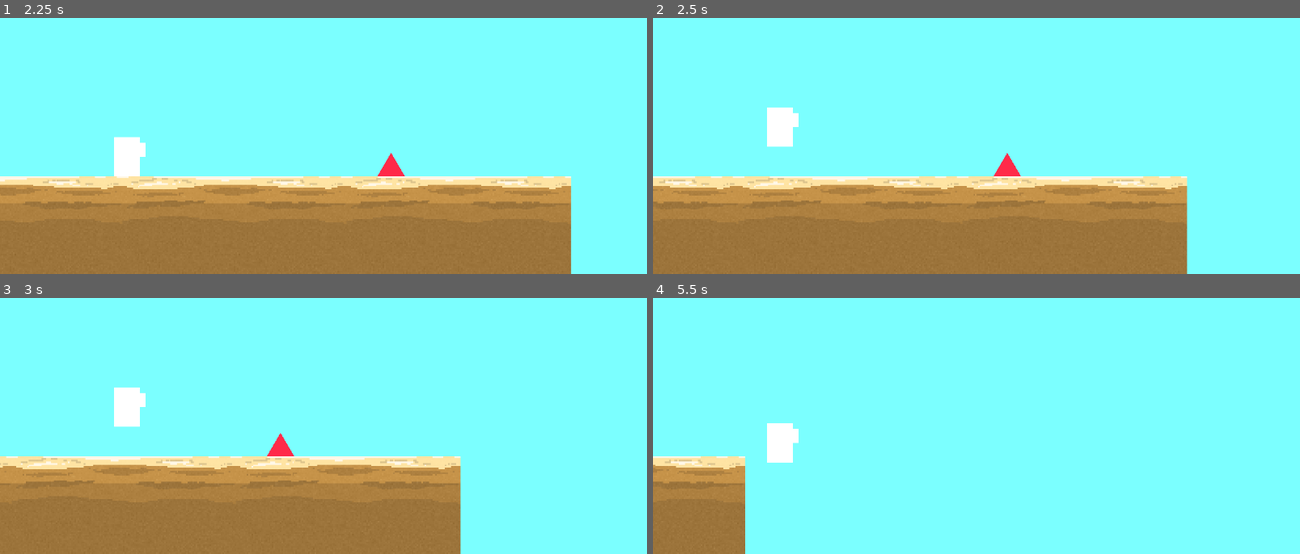
Above: before the commit, frames 1-4 (two rows, left to right).
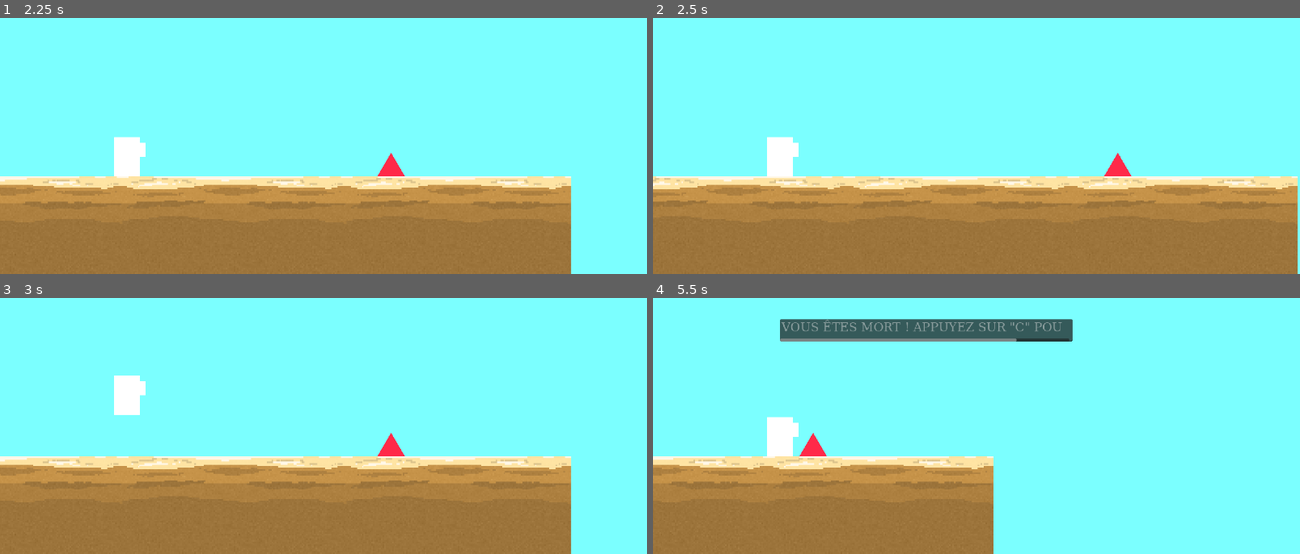
Above: after the commit, the same moments.

Repository: gameking773/FightOrFlightGameJamV
Game: Godot game, scene res://scene/game.tscn
Same seed, same stepped clock (60 frames per second), same inputs: the game is played once before the commit and once after it.
Inputs:
- Up to frame 1 (2.25 s): click "Jouer" at 0.5 s; click "Jouer" at 1.25 s; tap W (attack) at 2.1 s
- Up to frame 2 (2.5 s): tap Space (jump) at 2.27 s; tap E (switch_weapon) at 2.3 s
- Up to frame 3 (3 s): tap Space (jump) at 2.57 s; tap E (switch_weapon) at 2.85 s
- Up to frame 4 (5.5 s): tap Space (jump) at 3.02, 3.05, 3.32, 3.6, 4.52, 4.82, 5.27, 5.3 s; tap W (attack) at 3.8, 4.35 s; tap E (switch_weapon) at 4.55, 5.1 s

Frame 1 is identical in both runs. In frame 2, 11% of the frame differs, in the area x 0-100%, y 35-100%; in frame 3, 10%; in frame 4, 19%, in the area x 0-65%, y 8-100%.
Error after the commit: Cannot call method 'queue_free' on a null value. (res://script/main_menu.gd:11)

Commit message:
Finition du pique et de l'écran de game over, ainsi que du restart

Diff:
--- a/project.godot
+++ b/project.godot
@@ -47,9 +47,9 @@
 "events": [Object(InputEventKey,"resource_local_to_scene":false,"resource_name":"","device":-1,"window_id":0,"alt_press …(192 unchanged characters)…
 ]
 }
-reset={
+reset-restart={
 "deadzone": 0.5,
-"events": [Object(InputEventKey,"resource_local_to_scene":fa …(140 unchanged characters)… d":false,"keycode":0,"physical_keycode":96,"key_label":0,"unicode":178,"location":0,"echo":false,"script":null)
+"events": [Object(InputEventKey,"resource_local_to_scene":fa …(140 unchanged characters)… d":false,"keycode":0,"physical_keycode":67,"key_label":0,"unicode":99,"location":0,"echo":false,"script":null)
 ]
 }
 
--- a/scene/player.tscn
+++ b/scene/player.tscn
@@ -18,6 +18,250 @@
 "speed": 12.0
 }]
 
+[sub_resource type="RectangleShape2D" id="RectangleShape2D_gsy15"]
+size = Vector2(100, 100)
+
+[sub_resource type="FontFile" id="FontFile_4h4gg"]
+cache/0/16/0/ascent = 0.0
+cache/0/16/0/descent = 0.0
+cache/0/16/0/underline_position = 0.0
+cache/0/16/0/underline_thickness = 0.0
+cache/0/16/0/scale = 1.0
+cache/0/25/0/ascent = 0.0
+cache/0/25/0/descent = 0.0
+cache/0/25/0/underline_position = 0.0
+cache/0/25/0/underline_thickness = 0.0
+cache/0/25/0/scale = 1.0
+cache/0/60/0/ascent = 0.0
+cache/0/60/0/descent = 0.0
+cache/0/60/0/underline_position = 0.0
+cache/0/60/0/underline_thickness = 0.0
+cache/0/60/0/scale = 1.0
+cache/0/105/0/ascent = 0.0
+cache/0/105/0/descent = 0.0
+cache/0/105/0/underline_position = 0.0
+cache/0/105/0/underline_thickness = 0.0
+cache/0/105/0/scale = 1.0
+cache/0/180/0/ascent = 0.0
+cache/0/180/0/descent = 0.0
+cache/0/180/0/underline_position = 0.0
+cache/0/180/0/underline_thickness = 0.0
+cache/0/180/0/scale = 1.0
+cache/0/265/0/ascent = 0.0
+cache/0/265/0/descent = 0.0
+cache/0/265/0/underline_position = 0.0
+cache/0/265/0/underline_thickness = 0.0
+cache/0/265/0/scale = 1.0
+cache/0/420/0/ascent = 0.0
+cache/0/420/0/descent = 0.0
+cache/0/420/0/underline_position = 0.0
+cache/0/420/0/underline_thickness = 0.0
+cache/0/420/0/scale = 1.0
+cache/0/695/0/ascent = 0.0
+cache/0/695/0/descent = 0.0
+cache/0/695/0/underline_position = 0.0
+cache/0/695/0/underline_thickness = 0.0
+cache/0/695/0/scale = 1.0
+cache/0/1295/0/ascent = 0.0
+cache/0/1295/0/descent = 0.0
+cache/0/1295/0/underline_position = 0.0
+cache/0/1295/0/underline_thickness = 0.0
+cache/0/1295/0/scale = 1.0
+cache/0/2780/0/ascent = 0.0
+cache/0/2780/0/descent = 0.0
+cache/0/2780/0/underline_position = 0.0
+cache/0/2780/0/underline_thickness = 0.0
+cache/0/2780/0/scale = 1.0
+cache/0/2815/0/ascent = 0.0
+cache/0/2815/0/descent = 0.0
+cache/0/2815/0/underline_position = 0.0
+cache/0/2815/0/underline_thickness = 0.0
+cache/0/2815/0/scale = 1.0
+cache/0/1350/0/ascent = 0.0
+cache/0/1350/0/descent = 0.0
+cache/0/1350/0/underline_position = 0.0
+cache/0/1350/0/underline_thickness = 0.0
+cache/0/1350/0/scale = 1.0
+cache/0/1205/0/ascent = 0.0
+cache/0/1205/0/descent = 0.0
+cache/0/1205/0/underline_position = 0.0
+cache/0/1205/0/underline_thickness = 0.0
+cache/0/1205/0/scale = 1.0
+cache/0/870/0/ascent = 0.0
+cache/0/870/0/descent = 0.0
+cache/0/870/0/underline_position = 0.0
+cache/0/870/0/underline_thickness = 0.0
+cache/0/870/0/scale = 1.0
+cache/0/505/0/ascent = 0.0
+cache/0/505/0/descent = 0.0
+cache/0/505/0/underline_position = 0.0
+cache/0/505/0/underline_thickness = 0.0
+cache/0/505/0/scale = 1.0
+cache/0/345/0/ascent = 0.0
+cache/0/345/0/descent = 0.0
+cache/0/345/0/underline_position = 0.0
+cache/0/345/0/underline_thickness = 0.0
+cache/0/345/0/scale = 1.0
+cache/0/210/0/ascent = 0.0
+cache/0/210/0/descent = 0.0
+cache/0/210/0/underline_position = 0.0
+cache/0/210/0/underline_thickness = 0.0
+cache/0/210/0/scale = 1.0
+cache/0/80/0/ascent = 0.0
+cache/0/80/0/descent = 0.0
+cache/0/80/0/underline_position = 0.0
+cache/0/80/0/underline_thickness = 0.0
+cache/0/80/0/scale = 1.0
+cache/0/1/0/ascent = 0.0
+cache/0/1/0/descent = 0.0
+cache/0/1/0/underline_position = 0.0
+cache/0/1/0/underline_thickness = 0.0
+cache/0/1/0/scale = 1.0
+cache/0/2/0/ascent = 0.0
+cache/0/2/0/descent = 0.0
+cache/0/2/0/underline_position = 0.0
+cache/0/2/0/underline_thickness = 0.0
+cache/0/2/0/scale = 1.0
+cache/0/3/0/ascent = 0.0
+cache/0/3/0/descent = 0.0
+cache/0/3/0/underline_position = 0.0
+cache/0/3/0/underline_thickness = 0.0
+cache/0/3/0/scale = 1.0
+cache/0/4/0/ascent = 0.0
+cache/0/4/0/descent = 0.0
+cache/0/4/0/underline_position = 0.0
+cache/0/4/0/underline_thickness = 0.0
+cache/0/4/0/scale = 1.0
+cache/0/5/0/ascent = 0.0
+cache/0/5/0/descent = 0.0
+cache/0/5/0/underline_position = 0.0
+cache/0/5/0/underline_thickness = 0.0
+cache/0/5/0/scale = 1.0
+cache/0/6/0/ascent = 0.0
+cache/0/6/0/descent = 0.0
+cache/0/6/0/underline_position = 0.0
+cache/0/6/0/underline_thickness = 0.0
+cache/0/6/0/scale = 1.0
+cache/0/7/0/ascent = 0.0
+cache/0/7/0/descent = 0.0
+cache/0/7/0/underline_position = 0.0
+cache/0/7/0/underline_thickness = 0.0
+cache/0/7/0/scale = 1.0
+cache/0/8/0/ascent = 0.0
+cache/0/8/0/descent = 0.0
+cache/0/8/0/underline_position = 0.0
+cache/0/8/0/underline_thickness = 0.0
+cache/0/8/0/scale = 1.0
+cache/0/9/0/ascent = 0.0
+cache/0/9/0/descent = 0.0
+cache/0/9/0/underline_position = 0.0
+cache/0/9/0/underline_thickness = 0.0
+cache/0/9/0/scale = 1.0
+cache/0/10/0/ascent = 0.0
+cache/0/10/0/descent = 0.0
+cache/0/10/0/underline_position = 0.0
+cache/0/10/0/underline_thickness = 0.0
+cache/0/10/0/scale = 1.0
+cache/0/11/0/ascent = 0.0
+cache/0/11/0/descent = 0.0
+cache/0/11/0/underline_position = 0.0
+cache/0/11/0/underline_thickness = 0.0
+cache/0/11/0/scale = 1.0
+cache/0/12/0/ascent = 0.0
+cache/0/12/0/descent = 0.0
+cache/0/12/0/underline_position = 0.0
+cache/0/12/0/underline_thickness = 0.0
+cache/0/12/0/scale = 1.0
+cache/0/13/0/ascent = 0.0
+cache/0/13/0/descent = 0.0
+cache/0/13/0/underline_position = 0.0
+cache/0/13/0/underline_thickness = 0.0
+cache/0/13/0/scale = 1.0
+cache/0/14/0/ascent = 0.0
+cache/0/14/0/descent = 0.0
+cache/0/14/0/underline_position = 0.0
+cache/0/14/0/underline_thickness = 0.0
+cache/0/14/0/scale = 1.0
+cache/0/15/0/ascent = 0.0
+cache/0/15/0/descent = 0.0
+cache/0/15/0/underline_position = 0.0
+cache/0/15/0/underline_thickness = 0.0
+cache/0/15/0/scale = 1.0
+cache/0/17/0/ascent = 0.0
+cache/0/17/0/descent = 0.0
+cache/0/17/0/underline_position = 0.0
+cache/0/17/0/underline_thickness = 0.0
+cache/0/17/0/scale = 1.0
+cache/0/18/0/ascent = 0.0
+cache/0/18/0/descent = 0.0
+cache/0/18/0/underline_position = 0.0
+cache/0/18/0/underline_thickness = 0.0
+cache/0/18/0/scale = 1.0
+cache/0/19/0/ascent = 0.0
+cache/0/19/0/descent = 0.0
+cache/0/19/0/underline_position = 0.0
+cache/0/19/0/underline_thickness = 0.0
+cache/0/19/0/scale = 1.0
+cache/0/20/0/ascent = 0.0
+cache/0/20/0/descent = 0.0
+cache/0/20/0/underline_position = 0.0
+cache/0/20/0/underline_thickness = 0.0
+cache/0/20/0/scale = 1.0
+cache/0/21/0/ascent = 0.0
+cache/0/21/0/descent = 0.0
+cache/0/21/0/underline_position = 0.0
+cache/0/21/0/underline_thickness = 0.0
+cache/0/21/0/scale = 1.0
+cache/0/22/0/ascent = 0.0
+cache/0/22/0/descent = 0.0
+cache/0/22/0/underline_position = 0.0
+cache/0/22/0/underline_thickness = 0.0
+cache/0/22/0/scale = 1.0
+cache/0/23/0/ascent = 0.0
+cache/0/23/0/descent = 0.0
+cache/0/23/0/underline_position = 0.0
+cache/0/23/0/underline_thickness = 0.0
+cache/0/23/0/scale = 1.0
+cache/0/24/0/ascent = 0.0
+cache/0/24/0/descent = 0.0
+cache/0/24/0/underline_position = 0.0
+cache/0/24/0/underline_thickness = 0.0
+cache/0/24/0/scale = 1.0
+cache/0/26/0/ascent = 0.0
+cache/0/26/0/descent = 0.0
+cache/0/26/0/underline_position = 0.0
+cache/0/26/0/underline_thickness = 0.0
+cache/0/26/0/scale = 1.0
+cache/0/27/0/ascent = 0.0
+cache/0/27/0/descent = 0.0
+cache/0/27/0/underline_position = 0.0
+cache/0/27/0/underline_thickness = 0.0
+cache/0/27/0/scale = 1.0
+cache/0/28/0/ascent = 0.0
+cache/0/28/0/descent = 0.0
+cache/0/28/0/underline_position = 0.0
+cache/0/28/0/underline_thickness = 0.0
+cache/0/28/0/scale = 1.0
+cache/0/29/0/ascent = 0.0
+cache/0/29/0/descent = 0.0
+cache/0/29/0/underline_position = 0.0
+cache/0/29/0/underline_thickness = 0.0
+cache/0/29/0/scale = 1.0
+cache/0/30/0/ascent = 0.0
+cache/0/30/0/descent = 0.0
+cache/0/30/0/underline_position = 0.0
+cache/0/30/0/underline_thickness = 0.0
+cache/0/30/0/scale = 1.0
+cache/0/31/0/ascent = 0.0
+cache/0/31/0/descent = 0.0
+cache/0/31/0/underline_position = 0.0
+cache/0/31/0/underline_thickness = 0.0
+cache/0/31/0/scale = 1.0
+
+[sub_resource type="Theme" id="Theme_133ek"]
+default_font = SubResource("FontFile_4h4gg")
+default_font_size = 31
+
 [node name="player" type="CharacterBody2D"]
 script = ExtResource("1_7rxf8")
 
@@ -38,3 +282,27 @@
 sprite_frames = SubResource("SpriteFrames_glpdg")
 animation = &"idle"
 autoplay = "idle"
+
+[node name="playerArea" type="Area2D" parent="."]
+
+[node name="playerHurtbox" type="CollisionShape2D" parent="playerArea"]
+shape = SubResource("RectangleShape2D_gsy15")
+
+[node name="gameover" type="TextEdit" parent="."]
+visible = false
+offset_top = -300.0
+offset_right = 744.0
+offset_bottom = -243.0
+theme = SubResource("Theme_133ek")
+text = "VOUS ÊTES MORT ! APPUYEZ SUR \"C\" POUR RESTART"
+editable = false
+context_menu_enabled = false
+shortcut_keys_enabled = false
+selecting_enabled = false
+deselect_on_focus_loss_enabled = false
+drag_and_drop_selection_enabled = false
+virtual_keyboard_enabled = false
+middle_mouse_paste_enabled = false
+use_default_word_separators = false
+
+[connection signal="area_entered" from="playerArea" to="." method="_on_hurtbox_trigger"]
--- /dev/null
+++ b/scene/player_area.gd
@@ -0,0 +1 @@
+extends Area2D
--- a/scene/spike.tscn
+++ b/scene/spike.tscn
@@ -1,6 +1,4 @@
-[gd_scene load_steps=5 format=3 uid="uid://b5qy1vg1r068x"]
-
-[ext_resource type="Script" path="res://script/spike.gd" id="1_j6tdm"]
+[gd_scene load_steps=4 format=3 uid="uid://b5qy1vg1r068x"]
 
 [sub_resource type="RectangleShape2D" id="RectangleShape2D_lkclh"]
 size = Vector2(35.435, 30.935)
@@ -12,21 +10,17 @@
 size = Vector3(-70, -60, 1)
 
 [node name="spike" type="StaticBody2D"]
-script = ExtResource("1_j6tdm")
 
-[node name="Area2D" type="Area2D" parent="."]
+[node name="hitbox" type="Area2D" parent="."]
 
-[node name="topShape" type="CollisionShape2D" parent="Area2D"]
+[node name="topShape" type="CollisionShape2D" parent="hitbox"]
 position = Vector2(0, -15)
 shape = SubResource("RectangleShape2D_lkclh")
 
-[node name="baseShape" type="CollisionShape2D" parent="Area2D"]
+[node name="baseShape" type="CollisionShape2D" parent="hitbox"]
 position = Vector2(0, 15)
 shape = SubResource("RectangleShape2D_5f7pp")
 
 [node name="MeshInstance2D" type="MeshInstance2D" parent="."]
 modulate = Color(1, 0.164706, 0.286275, 1)
 mesh = SubResource("PrismMesh_wng87")
-
-[connection signal="child_entered_tree" from="Area2D/topShape" to="." method="_on_object_entered_tree"]
-[connection signal="child_entered_tree" from="Area2D/baseShape" to="." method="_on_object_entered_tree"]
--- a/script/main_menu.gd
+++ b/script/main_menu.gd
@@ -8,6 +8,8 @@
 	while modulate.a > 0:
 		await get_tree().create_timer(0.001).timeout
 		modulate.a -= 0.01
+	$Jouer.queue_free()
+	$Quitter.queue_free()
 
 func _on_jouer_pressed() -> void:
 	main_menu_despawn()
--- a/script/player.gd
+++ b/script/player.gd
@@ -12,35 +12,55 @@
 # If False, using a gun
 var isUsingSword = true
 
+func gameover() -> void:
+	isMoving = false
+	walkspeed = 0
+	$gameover.visible = true
+
+func gamestart() -> void:
+	$gameover.visible = false
+	velocity = Vector2(0,0)
+	position = Vector2(0,64)
+	walkspeed = max_walkspeed
+	isMoving = true
+	await get_tree().create_timer(1).timeout
+
 func _physics_process(delta: float) -> void:
-	# Add the gravity.
-	if not is_on_floor():
-		velocity += get_gravity() * delta
+	if isMoving:
+		# Add the gravity.
+		if not is_on_floor():
+			velocity += get_gravity() * delta
+		# Handle walking.
+		if walkspeed != 0:
+			velocity.x = walkspeed * SPEED
+		else:
+			velocity.x = move_toward(velocity.x, 0, SPEED)
 
-	# Handle jump.
-	if Input.is_action_just_pressed("jump") and is_on_floor():
-		velocity.y = JUMP_VELOCITY
-
-	# Handle walking.
-	if walkspeed != 0:
-		velocity.x = walkspeed * SPEED
-	else:
-		velocity.x = move_toward(velocity.x, 0, SPEED)
-
-	move_and_slide()
+		move_and_slide()
 
 func _input(_event: InputEvent) -> void:
-	if Input.is_action_just_pressed("debug_leave"):
+	if Input.is_action_just_pressed("debug_leave"): # touche X
 		get_tree().quit()
 
-	if Input.is_action_just_pressed("switch_weapon"):
-		pass
-	if Input.is_action_just_pressed("attack"):
-		pass
-	if Input.is_action_just_pressed("pause"):
-		isMoving = false
+	if Input.is_action_just_pressed("reset-restart"):
+		gamestart()
+
+	if isMoving:
+		if Input.is_action_just_pressed("jump") and is_on_floor():
+			velocity.y = JUMP_VELOCITY
+		if Input.is_action_just_pressed("switch_weapon"):
+			pass
+		if Input.is_action_just_pressed("attack"):
+			pass
+		if Input.is_action_just_pressed("pause"):
+			isMoving = false
 
 
 func _on_main_menu_playispressed() -> void:
-	walkspeed = max_walkspeed
-	isMoving = true
+	gamestart()
+
+func _on_hurtbox_trigger(objectHit: Area2D) -> void:
+	var objectNature = objectHit.name
+
+	if objectNature == "hitbox":
+		gameover()
--- a/script/spike.gd
+++ b/script/spike.gd
@@ -1,4 +1,4 @@
 extends StaticBody2D
 
-func _on_object_entered_tree(node: Node) -> void:
-	print("something entered")
+func _on_hitbox_collision(objectHit: Area2D) -> void:
+	print(objectHit)
Not shown: 1 places in scene/player.tscn that only renumber resources
